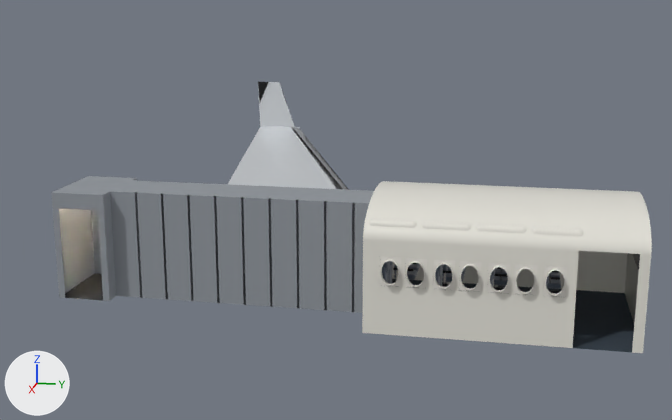
An edit to the glTF model public/assets/stage/baked/set5.glb, drawn before and after from the same camera.
Both versions are drawn from a 50 mm camera at (15.8, 7.7, 6.9) aimed at (-10.5, 2.5, 0.3). Arrows for +X, +Y and +Z are at lower left; the lights stay in place. The first picture is the older version. Vertices at exactly the same position are counted once.

Before the edit, the objects in view are built like this:
```python
me_mesh_13 = bpy.data.meshes.new('Mesh_13')
me_mesh_13.from_pydata(...)  # 100490 vertices, 198388 faces; spans x -1.0..1.0, y -0.69..0.69, z -0.3..0.3
me_mesh_13.materials.append(mat_b_aircraftcabin_mat_aluminium)
me_mesh_13.materials.append(mat_b_boardingpassage_mat_bridgefloor)
me_mesh_13.materials.append(mat_b_boardingpassage_mat_bridgewall)
me_mesh_13.materials.append(mat_b_boardingpassage_mat_ledstrip)
me_mesh_13.materials.append(mat_b_aircraftcabin_mat_cabinfloor)
me_mesh_13.materials.append(mat_b_aircraftcabin_mat_cabinwall)
me_mesh_13.materials.append(mat_b_aircraftcabin_mat_skirting)
me_mesh_13.materials.append(mat_b_aircraftseat_mat_cabinseat)
me_mesh_13.materials.append(mat_b_aircraftseat_mat_chairbase)
me_mesh_13.materials.append(mat_b_aircraftseat_mat_bezel)
me_mesh_13.materials.append(mat_b_aircraftseat_mat_chrome)
me_mesh_13.materials.append(mat_b_aircraftwing_mat_wingskin)
me_mesh_13.materials.append(mat_b_disclight_mat_lampglobe_pendant)
ob_static = bpy.data.objects.new('Static', me_mesh_13)
ob_static.location = (-10.74, 3.82, 0.22)
ob_static.scale = (9.26, 9.26, 9.26)
```
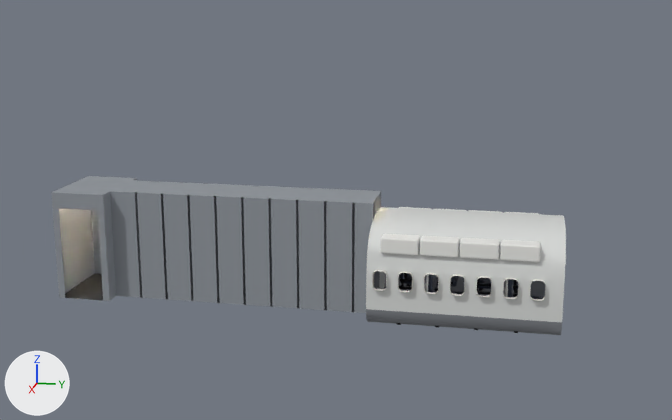
Changed parts and their boxes [x1, y1, x2, y2] in the pictures (672 x 420 px; the box of a moved part takes in the faces that stretch with it):
'Static', reshaped, moved, rescaled
    before: [51, 81, 652, 353]
    after: [51, 176, 566, 335]
part 1 of me_mesh_13, moved or reshaped (not visible afterwards)
    before: [633, 254, 640, 269]
part 2 of me_mesh_13, deleted
    before: [51, 81, 652, 353]
part 3 of me_mesh_13, cut back
    after: [225, 184, 566, 335]

Patch to the scene script:
```diff
--- a/public/assets/stage/baked/set5.glb.py
+++ b/public/assets/stage/baked/set5.glb.py
@@ mat_b_aircraftseat_mat_headrestcloth @@
+mat_b_aircraftseat_mat_headrestcloth = bpy.data.materials.new('b|aircraftSeat|mat:headrestCloth|')
+# colours: white #f4f2ec
+# uses the picture img_image_16
+# uses the picture img_image_17
@@ mat_b_aircraftcabin_mat_cabinstrip @@
+mat_b_aircraftcabin_mat_cabinstrip = bpy.data.materials.new('b|aircraftCabin|mat:cabinStrip|')
+# colours: white #f2f5fa, white #eef3ff
+# uses the picture img_image_3
@@ mat_b_aircraftcabin_mat_cabinrunner @@
+mat_b_aircraftcabin_mat_cabinrunner = bpy.data.materials.new('b|aircraftCabin|mat:cabinRunner|')
+# colours: dark blue #26313f
+# uses the picture img_image_5
+# uses the picture img_image_6
@@ mat_b_aircraftseat_mat_seatleather @@
+mat_b_aircraftseat_mat_seatleather = bpy.data.materials.new('b|aircraftSeat|mat:seatLeather|')
+# colours: dark blue #1f2b3f
+# uses the picture img_image_3
@@ mat_b_aircraftcabin_mat_cabinbin @@
+mat_b_aircraftcabin_mat_cabinbin = bpy.data.materials.new('b|aircraftCabin|mat:cabinBin|')
+# colours: white #eaeae6
+# uses the picture img_image_3
@@ mat_b_aircraftcabin_mat_cabindado @@
+mat_b_aircraftcabin_mat_cabindado = bpy.data.materials.new('b|aircraftCabin|mat:cabinDado|')
+# colours: grey #8c9096
+# uses the picture img_image_3
@@ mat_b_aircraftcabin_mat_cabinpanel @@
+mat_b_aircraftcabin_mat_cabinpanel = bpy.data.materials.new('b|aircraftCabin|mat:cabinPanel|')
+# colours: light grey #d6d8d6
+# uses the picture img_image_3
@@ me_mesh_13 @@
 # used by ob_static; location = (-10.74, 3.82, 0.22); scale = (9.26, 9.26, 9.26)
-me_mesh_13.from_pydata(...)  # 100490 vertices, 198388 faces; spans x -1.0..1.0, y -0.69..0.69, z -0.3..0.3
+me_mesh_13.from_pydata(...)  # 78883 vertices, 155666 faces; spans x -0.27..0.27, y -1.0..1.0, z -0.22..0.22
+# me_mesh_13 part 1: the loose piece of 296 vertices spanning x 0.74..0.84, y 0.69, z 0.11..0.18 is multiplied about its middle by the matrix ((-0.005, -0.45, 0.0), (0.0, 0.009, 0.385), (-0.001, 0.512, 0.0)), then moved by (-0.91, 0.01, -0.07), in mat_b_aircraftcabin_mat_aluminium
+# me_mesh_13 part 2: 297 loose pieces with 97974 vertices, spanning x -1.0..1.0, y -0.69..0.69, z -0.3..0.3, are deleted
+# me_mesh_13 part 3: 195 vertices removed from x -0.01..0.21, y -0.08..0.33, z -0.3..-0.08; 76498 vertices added at x -0.27..0.27, y -1.0..1.0, z -0.22..0.22
+# other edits to the shape of me_mesh_13 do not show in these pictures
 me_mesh_13.materials.append(mat_b_aircraftcabin_mat_aluminium)
@@ me_mesh_13 @@
 me_mesh_13.materials.append(mat_b_aircraftcabin_mat_cabinfloor)
-me_mesh_13.materials.append(mat_b_aircraftcabin_mat_cabinwall)
 me_mesh_13.materials.append(mat_b_aircraftcabin_mat_skirting)
-me_mesh_13.materials.append(mat_b_aircraftseat_mat_cabinseat)
 me_mesh_13.materials.append(mat_b_aircraftseat_mat_chairbase)
@@ me_mesh_13 @@
 me_mesh_13.materials.append(mat_b_aircraftseat_mat_chrome)
-me_mesh_13.materials.append(mat_b_aircraftwing_mat_wingskin)
 me_mesh_13.materials.append(mat_b_disclight_mat_lampglobe_pendant)
+me_mesh_13.materials.append(mat_b_aircraftcabin_mat_cabinpanel)
+me_mesh_13.materials.append(mat_b_aircraftcabin_mat_cabindado)
+me_mesh_13.materials.append(mat_b_aircraftcabin_mat_cabinrunner)
+me_mesh_13.materials.append(mat_b_aircraftcabin_mat_cabinbin)
+me_mesh_13.materials.append(mat_b_aircraftcabin_mat_cabinstrip)
+me_mesh_13.materials.append(mat_b_aircraftseat_mat_seatleather)
+me_mesh_13.materials.append(mat_b_aircraftseat_mat_headrestcloth)
@@ ob_static @@
 ob_static = bpy.data.objects.new('Static', me_mesh_13)
-ob_static.location = (-10.74, 3.82, 0.22)
-ob_static.scale = (9.26, 9.26, 9.26)
+ob_static.location = (-3.4, 3.25, 1.2)
+ob_static.scale = (5.45, 5.45, 5.45)
```
